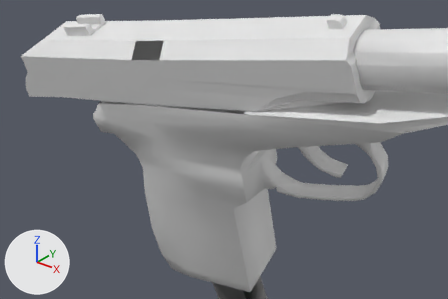
Two versions of the OBJ model Vertex_Animation_Compiler/Assets/Makarov_Pistol_Reload182.obj, one commit apart.
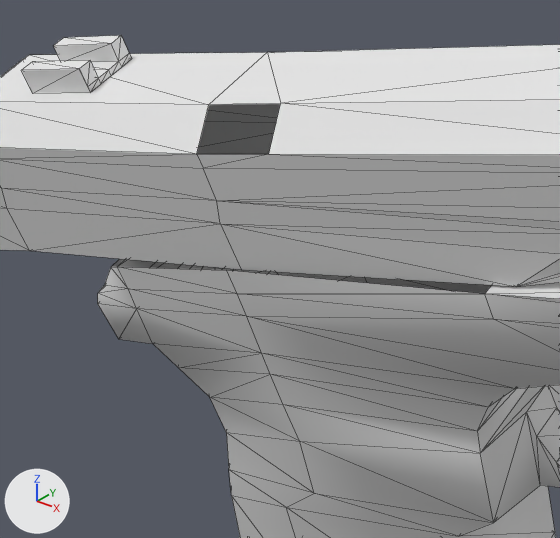
Each version appears first from a 50 mm lens placed at (0.4895, -0.2755, 0.0117), pointed at (0.3709, -0.1272, -0.0803), and next in a close-up on the part from 12% to 61% of the width and 0% to 70% of the height. Arrows for +X, +Y and +Z are at lower left; the lights stay in place. The close-ups show mesh edges as thin lines. Where no turn or scale is listed for an object, it has been applied to the vertices.

The older version as bpy lines, for what is in view:
```python
me_rest_of_the_gun_sphere = bpy.data.meshes.new('Rest_of_the_gun_Sphere')
me_rest_of_the_gun_sphere.from_pydata(...)  # 272 vertices, 519 faces; spans x 0.3122..0.4591, y -0.1389..-0.0831, z -0.1594..-0.0264
# before: 164 (0.3797, -0.1091, -0.055), 166 (0.3213, -0.1389, -0.0723) at pixel (110, 267), 175 (0.3226, -0.1388, -0.072) at pixel (117, 266), 178 (0.3831, -0.133, -0.0623) at pixel (484, 293), 179 (0.3431, -0.1371, -0.068) at pixel (226, 270)
# before: 180 (0.3192, -0.1149, -0.0647), 181 (0.3396, -0.1132, -0.0607), 183 (0.3178, -0.115, -0.0651)
me_top_slider_sphere_001 = bpy.data.meshes.new('Top_Slider_Sphere.001')
me_top_slider_sphere_001.from_pydata(...)  # 127 vertices, 227 faces; spans x 0.2796..0.419, y -0.147..-0.1087, z -0.0778..-0.0292
# before: 65 (0.355, -0.1403, -0.0487) at pixel (268, 154), 68 (0.3435, -0.1416, -0.0507) at pixel (196, 154), 76 (0.3539, -0.1365, -0.0433) at pixel (280, 103), 77 (0.3423, -0.1377, -0.0453) at pixel (208, 104)
ob_rest_of_the_gun_sphere = bpy.data.objects.new('Rest_of_the_gun_Sphere', me_rest_of_the_gun_sphere)
ob_rest_of_the_gun_sphere.location = (0.0, 0.0, 0.0)
ob_top_slider_sphere_001 = bpy.data.objects.new('Top_Slider_Sphere.001', me_top_slider_sphere_001)
ob_top_slider_sphere_001.location = (0.0, 0.0, 0.0)
```
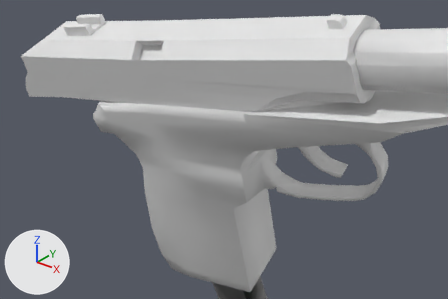
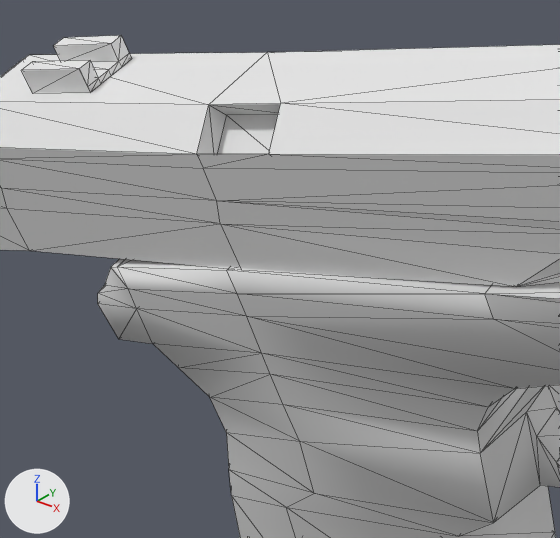
Diff of the bpy script that builds the scene:
```diff
--- a/Vertex_Animation_Compiler/Assets/Makarov_Pistol_Reload182.obj.py
+++ b/Vertex_Animation_Compiler/Assets/Makarov_Pistol_Reload182.obj.py
@@ me_rest_of_the_gun_sphere @@
 me_rest_of_the_gun_sphere.from_pydata(...)  # 272 vertices, 519 faces; spans x 0.3122..0.4591, y -0.1389..-0.0831, z -0.1594..-0.0264
 # used by ob_rest_of_the_gun_sphere; location = (0.0, 0.0, 0.0)
 # verts and faces of me_rest_of_the_gun_sphere; kept vertices keep their numbers, new ones are numbered from 272
+# me_rest_of_the_gun_sphere part 1
+faces += [(164, 181, 179), (175, 179, 181), (166, 175, 183), (164, 179, 178), (175, 181, 180), (175, 180, 183)]
@@ me_top_slider_sphere_001 @@
 me_top_slider_sphere_001.from_pydata(...)  # 127 vertices, 227 faces; spans x 0.2796..0.419, y -0.147..-0.1087, z -0.0778..-0.0292
 # used by ob_top_slider_sphere_001; location = (0.0, 0.0, 0.0)
 # verts and faces of me_top_slider_sphere_001; kept vertices keep their numbers, new ones are numbered from 127
+# me_top_slider_sphere_001 part 2
+verts[127] = (0.3551, -0.1373, -0.0508)
+verts[128] = (0.3435, -0.1385, -0.0527)
+verts[129] = (0.3539, -0.1335, -0.0454)
+verts[130] = (0.3423, -0.1347, -0.0474)  # pixel (226, 115)
+faces += [(65, 128, 68), (127, 129, 130), (76, 77, 129), (65, 129, 127), (77, 128, 130), (65, 127, 128)]
+faces += [(127, 130, 128), (77, 130, 129), (65, 76, 129), (68, 128, 77)]
```

Location of each change, (x1, y1, x2, y2) in pixels of the close-ups (560 x 538 px):
part 1 of me_rest_of_the_gun_sphere, added
    after: (111, 259, 491, 294)
part 2 of me_top_slider_sphere_001, added
    after: (197, 104, 280, 154)
